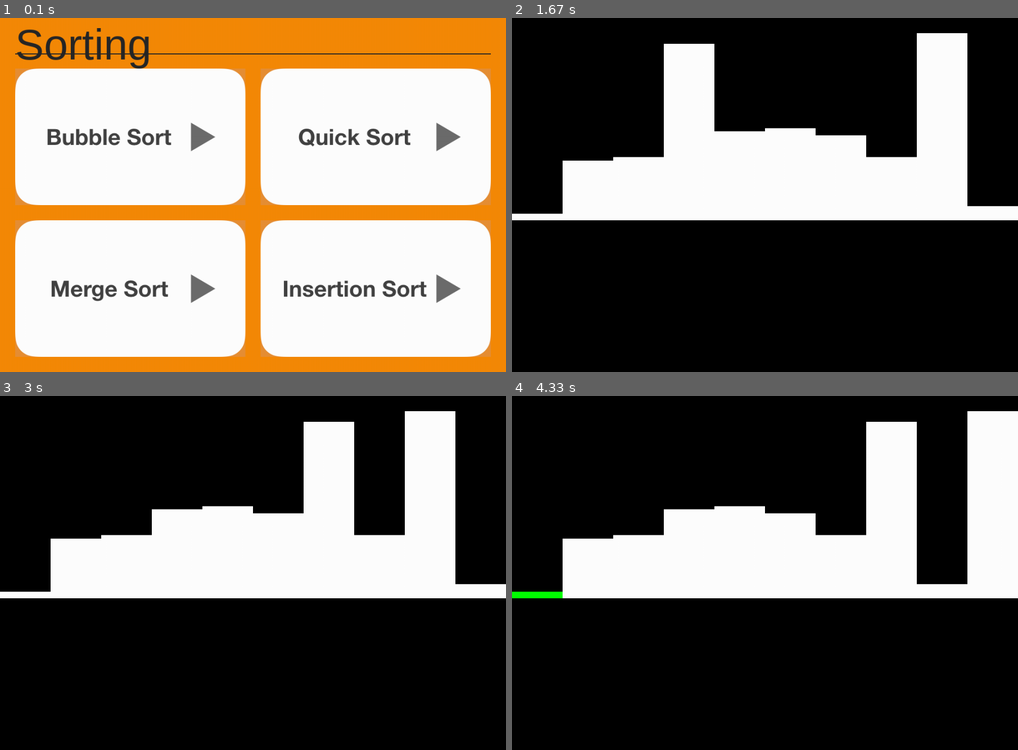
Above: before the commit, frames 1-4 (two rows, left to right).
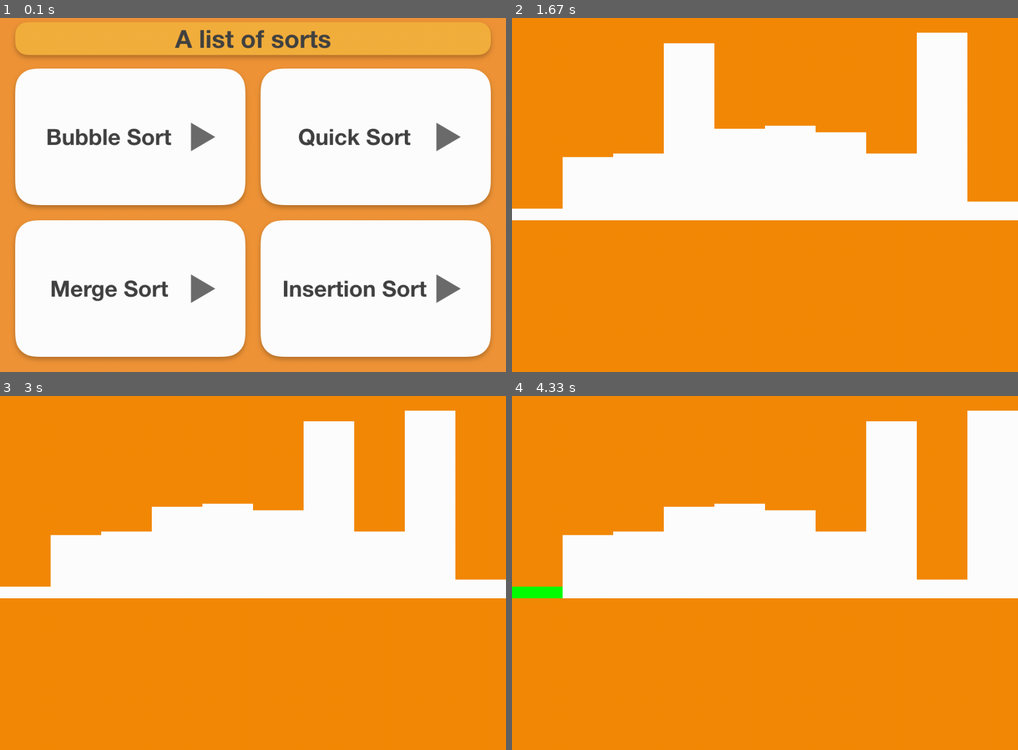
Above: after the commit, the same moments.

Repository: benwoo1110/A-List-of-Sorts
Game: pygame game, started from pygame/00 main.py
Same seed, same stepped clock (60 frames per second), same inputs: the game is played once before the commit and once after it.
Inputs (mouse positions are in pixels of both pictures, inside the frame that each line leads up to):
- Up to frame 1 (0.1 s): no input
- Up to frame 2 (1.67 s): click (719, 184) at 0.38 s
- Up to frame 3 (3 s): no input
- Up to frame 4 (4.33 s): no input

The runs differ from the first frame. In frame 1, 30% of the frame differs, in the area x 0-100%, y 0-100%; in frame 2, 76%; in frame 3, 76%; in frame 4, 76%.

Commit message:
Updated UI design.

Diff:
--- a/pygame/00 main.py
+++ b/pygame/00 main.py
@@ -33,18 +33,18 @@
 title_colour = pygame.Color(40, 40, 40)
 
 # Font set
-title_font = pygame.font.SysFont('Helvetica Neue Bold', 85)
+# title_font = pygame.font.SysFont('Helvetica Neue Bold', 85)
 config_font = pygame.font.SysFont('Helvetica Neue Bold', 50)
 
 # Top title bar
 title_height = 70
 spacing = 30
+mainscreen_image = pygame.image.load('mainscreen_image.png')
 
 def setTitle():
     window.fill(background_colour)
-    title_text = title_font.render('Sorting', True, title_colour)
-    window.blit(title_text,(spacing,5))
-    pygame.draw.rect(window, title_colour, (spacing, title_height, window_size[0]-(2*spacing), 2), 0)
+
+    window.blit(mainscreen_image, (0, 0))
     update_draw()
 
 # The 4 sorting boxes
--- a/pygame/bubblesort.py
+++ b/pygame/bubblesort.py
@@ -30,14 +30,14 @@
     pygame.init()
     window = pygame.display.set_mode((size))
     pygame.display.set_caption("Bubble-Sort Visualization")
-    black = pygame.Color(0, 0, 0)
+    background_colour = pygame.Color(245, 138, 7)
     white = pygame.Color(255, 255, 255)
     red = pygame.Color(255, 0, 0)
     green = pygame.Color(0, 255, 0)
 
     # Creating all the random numbers
     for i in range(listLength):
-        heightList.append(randint(0, 400))
+        heightList.append(randint(10, 400))
         xList.append(w*i)
 
     # Displaying bars on the window
@@ -45,7 +45,7 @@
 
     def draw():
         global xList, y, heightList
-        window.fill(black)
+        window.fill(background_colour)
         for i in range(listLength):
             pygame.draw.rect(
                 window, white, (xList[i], 400-heightList[i], w, heightList[i]), 0)
Binary file changed: pygame/bubblesortConfig_btn.png
Binary file changed: pygame/bubblesort_btn.png
Binary file changed: pygame/insertionsortConfig_btn.png
Binary file changed: pygame/insertionsort_btn.png
Binary file added: pygame/mainscreen_image.png
Binary file changed: pygame/mergesortConfig_btn.png
Binary file changed: pygame/mergesort_btn.png
Binary file changed: pygame/quicksortConfig_btn.png
Binary file changed: pygame/quicksort_btn.png
Binary file changed: pygame/run_btn.png
